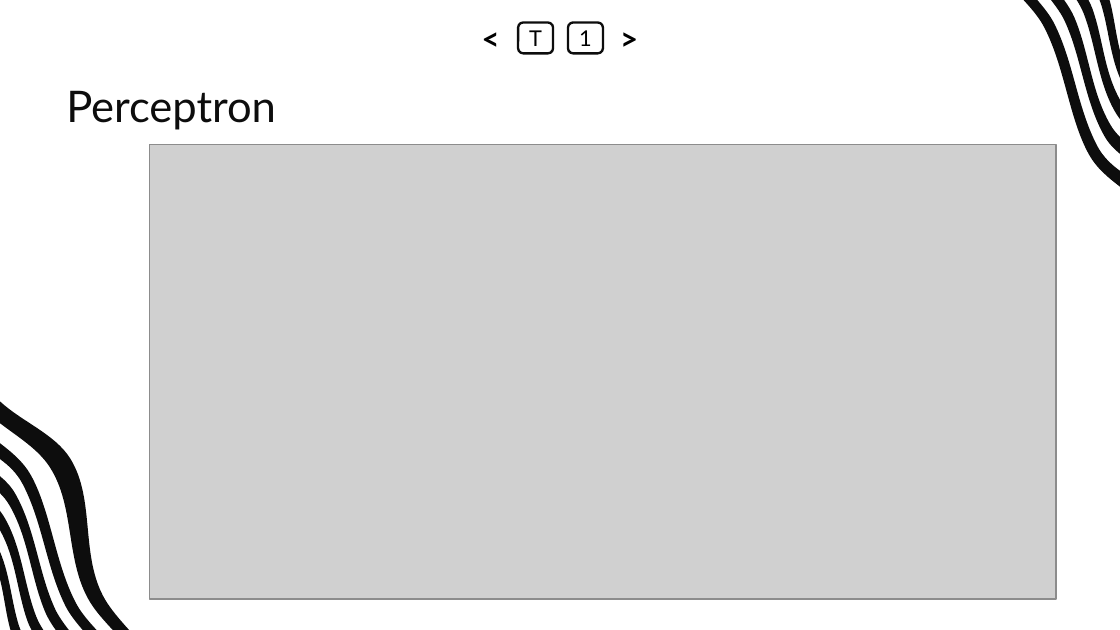
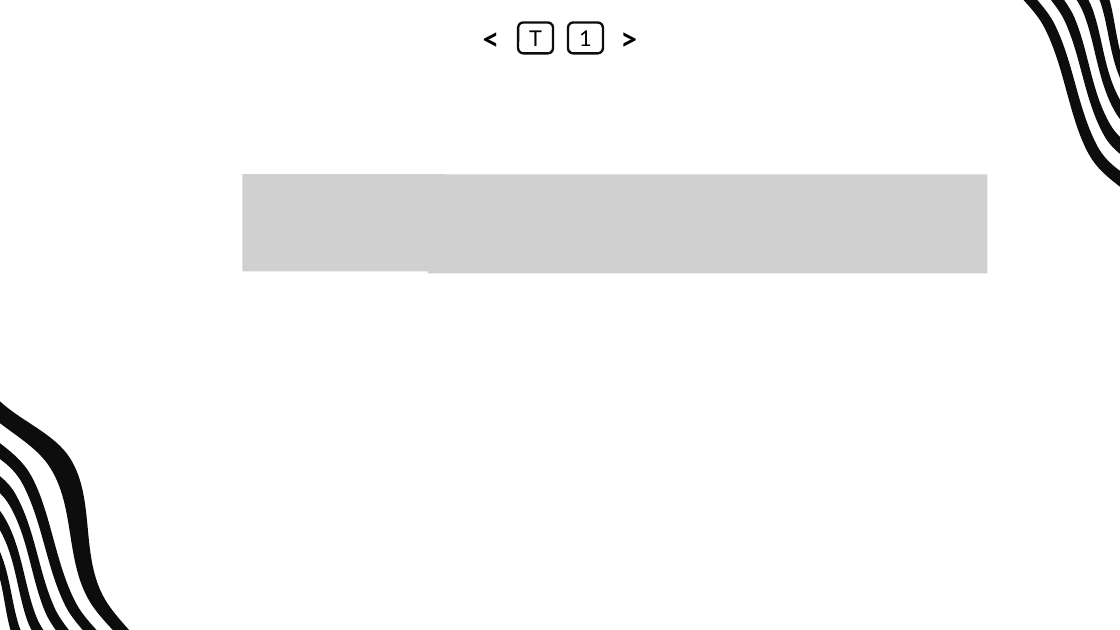
Before and after one commit to abrarhasan3/Green-Uni-All-Academic-Content, a slide deck: slide 10 of CSE 411 Machine Learning/New Slides/ML_CH_11_Back Propagation.pptx (slide 9 before the commit). Drawn at 1120x630 pixels with LibreOffice and Linux fonts; fonts in the diff are those of the drawing; grey boxes stand for pictures. Boxes give left, top, right and bottom in pixels: in the first picture for what was removed or moved away, otherwise in the second. Text is boxed around its words. In the diff, an @@ line names an element or a change of style, - is before the commit and + after.

```diff
--- a/CSE 411 Machine Learning/New Slides/ML_CH_11_Back Propagation.pptx
+++ b/CSE 411 Machine Learning/New Slides/ML_CH_11_Back Propagation.pptx
@@ title removed at box(66, 90, 276, 130) @@
-Perceptron
@@ picture removed at box(150, 144, 1056, 599) @@
@@ picture added at box(242, 175, 445, 272) @@
@@ picture added at box(428, 175, 988, 273) @@
```
Also in this commit, not shown: 2 slides added, 8 slides removed, 1 other file.
